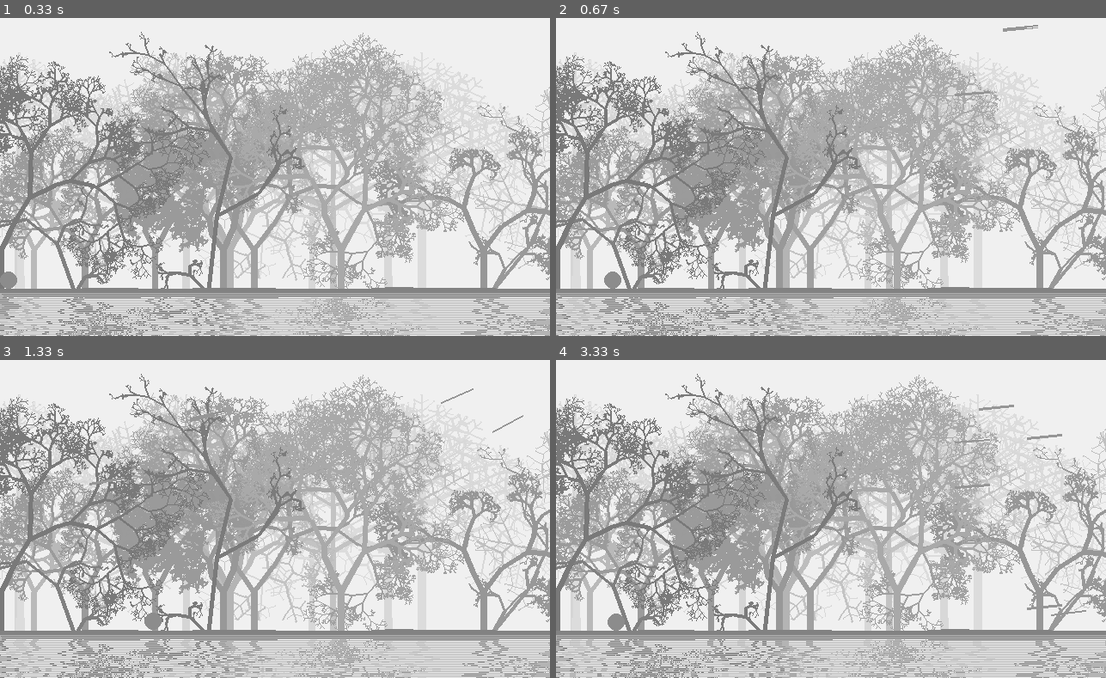
Above: before the commit, frames 1-4 (two rows, left to right).
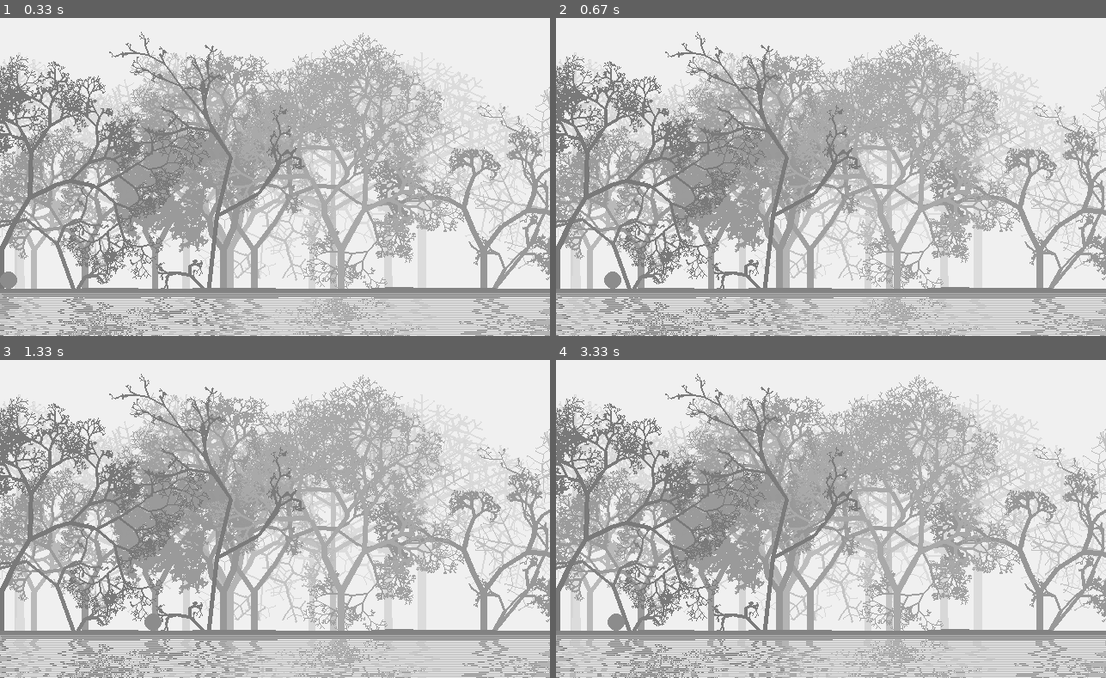
Above: after the commit, the same moments.

Repository: MyTaeyeon/Pygame-Art-with-code
Game: pygame game, started from lib/foo.py
Two runs of this game, one before a commit and one after it. Both use one fixed random seed, a clock stepped at 60 frames per second and the inputs below.
Inputs:
- Up to frame 1 (0.33 s): no input
- Up to frame 2 (0.67 s): hold Right from 0.33 s (still down)
- Up to frame 3 (1.33 s): release Right at 0.8 s; hold Right 0.83-1.3 s
- Up to frame 4 (3.33 s): hold Left 1.33-1.87 s; hold Left 1.9-2.3 s; hold Right 2.33-2.97 s; hold Left from 3 s (still down)

Frame 1 is identical in both runs. In frame 2, 0.1% of the frame differs, in the area x 72-88%, y 2-25%; in frame 3, 0.2%; in frame 4, 0.3%, in the area x 46-100%, y 14-97%.

Commit message:
update get best value landY

Diff:
--- a/lib/foo.py
+++ b/lib/foo.py
@@ -18,7 +18,8 @@
 # setting up variables
 size = width, height = 1280, 320
 buff = 200
-screen = pygame.display.set_mode([width/2,height+50])#,pygame.FULLSCREEN )
+screen = pygame.display.set_mode([width/2,height+50])
+# screen = pygame.display.set_mode([width/2,height+50], pygame.FULLSCREEN)
 screen.fill((255, 255, 255))
 pygame.display.set_caption("")
 
@@ -122,7 +123,7 @@
 SPEED = 4
 
 def onlandY(ox):
-	return height - land[math.ceil(ox // landDensity)] - 10
+	return height - min(land[math.ceil(ox / landDensity)], land[math.floor(ox / landDensity)]) - 10
 
 player = creature.simplePlayer(10, height - land[0] - 10)
 
@@ -132,7 +133,7 @@
 t1 = t2 = None
 
 T = 0
-arrows = [creature.Arrow(width // 2 + buff, int(random.random() * 1000 - 100), random.randint(4, 12)) for i in range(20)]
+arrows = [creature.Arrow(width // 2 + buff, int(random.random() * 1000 - 100), random.randint(4, 12))]
 while (True):
 	for event in pygame.event.get():
 		if event.type == pygame.QUIT:
@@ -195,8 +196,10 @@
 		x.fly()
 		x.draw(canvas)
 
+	if T % 10 == 0:
+		arrows += [creature.Arrow(width // 2 + buff, int(random.random() * 1000 - 100), random.randint(4, 12))]
 	if T % 120 == 0:
-		arrows = [creature.Arrow(width // 2 + buff, int(random.random() * 1000 - 100), random.randint(4, 12)) for i in range(20)]
+		arrows = arrows[5:]
 
 
 	screen.blit(canvas,[0,0])
